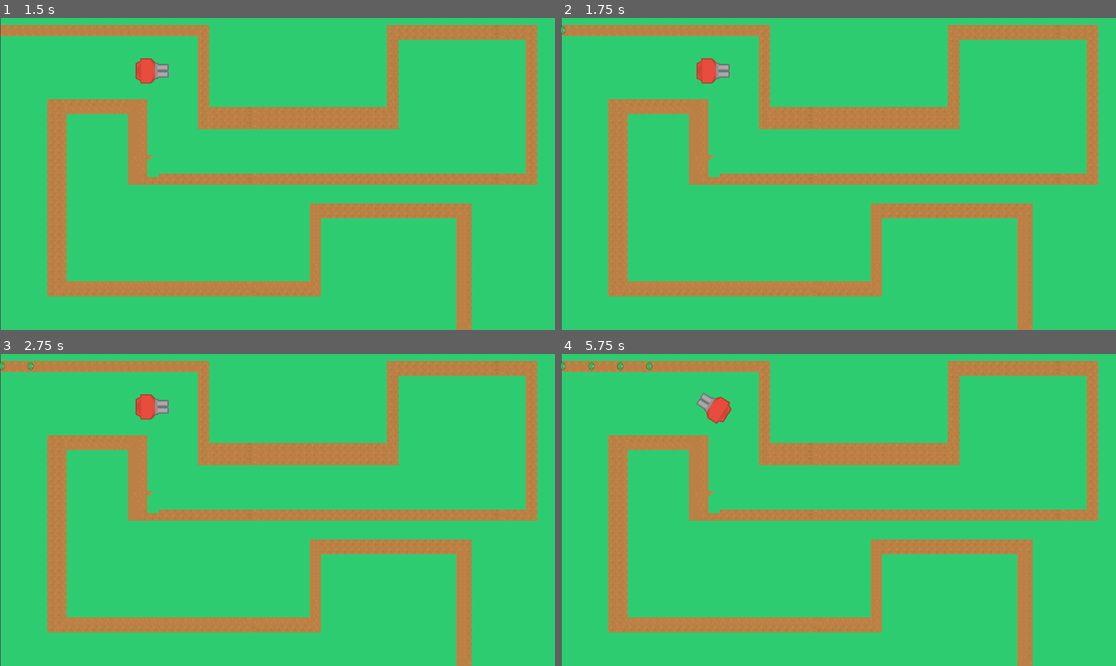
Above: before the commit, frames 1-4 (two rows, left to right).
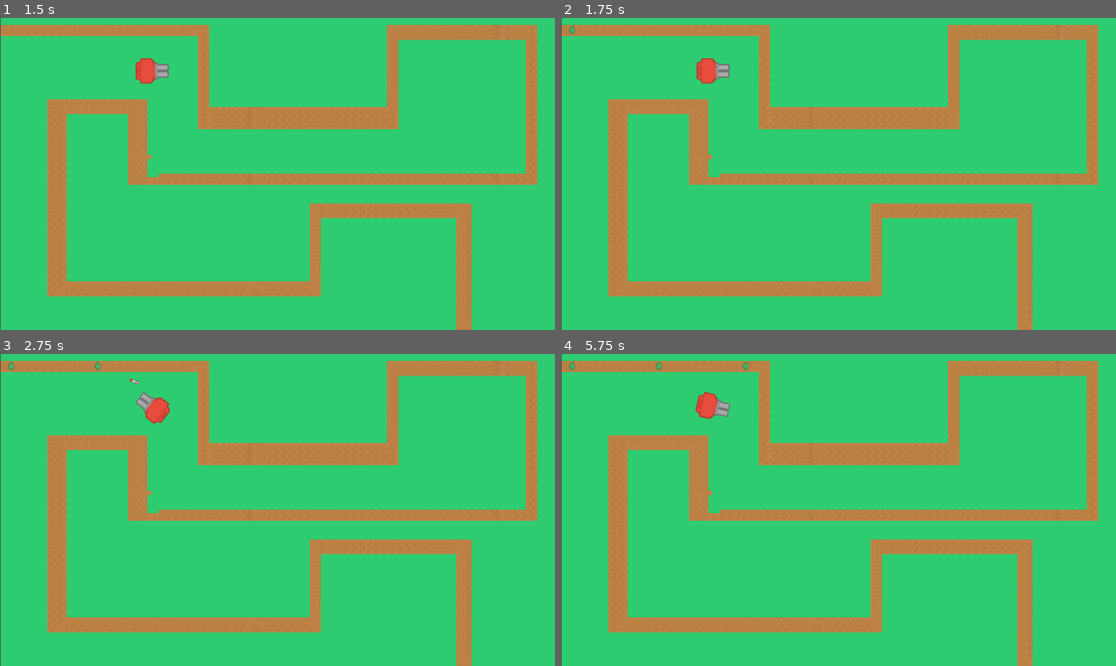
Above: after the commit, the same moments.

Repository: Robbedebie/Tower-Defense
Game: Godot game, scene res://main_menu.tscn
Same seed, same stepped clock (60 frames per second), same inputs: the game is played once before the commit and once after it.
Inputs:
- Up to frame 1 (1.5 s): click "New Game" at 0.5 s; tap Enter at 1.25 s
- Up to frame 2 (1.75 s): no input
- Up to frame 3 (2.75 s): tap Space at 2 s
- Up to frame 4 (5.75 s): tap Enter at 4.25 s

Frame 1 is identical in both runs. In frame 2, less than 0.1% of the frame differs, in the area x 0-3%, y 2-6%; in frame 3, 0.5%; in frame 4, 0.6%, in the area x 0-34%, y 2-23%.

Commit message:
fixed shooting mechanic of towers

Diff:
--- a/Enemies/enemy_person.tscn
+++ b/Enemies/enemy_person.tscn
@@ -8,6 +8,7 @@
 
 [node name="Enemy" type="CharacterBody2D"]
 script = ExtResource("1_c8ru3")
+speed = 300
 
 [node name="CollisionShape2D" type="CollisionShape2D" parent="."]
 shape = SubResource("CapsuleShape2D_amrmd")
--- a/Towers/RedBulletTower.gd
+++ b/Towers/RedBulletTower.gd
@@ -12,36 +12,32 @@
 	else:
 		remove_all_bullets_locked_on_target()
 
-func _on_tower_body_entered(body):
-	if "Enemy" in body.name:
-		var enemiesArray = []
-		currentTargets = get_node("Tower").get_overlapping_bodies()
+func remove_all_bullets_locked_on_target():
+	for i in get_node("BulletContainer").get_child_count():
+			get_node("BulletContainer").get_child(i).queue_free()
 
-		for target in currentTargets:
-			if "Enemy" in target.name:
-				enemiesArray.append(target)
 
-		var currentTarget = null
+func _on_timer_timeout():
+	var bodies_in_range = get_node("Tower").get_overlapping_bodies()
+	var enemies_in_range = []
+	for body in bodies_in_range:
+		if "Enemy" in body.name:
+			enemies_in_range.append(body)
+	if enemies_in_range.size() == 0:
+		pass
+	var currentTarget = null
 
-		for enemy in enemiesArray:
-			if currentTarget == null:
+	for enemy in enemies_in_range:
+		if currentTarget == null:
+			currentTarget = enemy.get_node("../")
+		else:
+			if enemy.get_parent().get_progress() > currentTarget.get_progress():
 				currentTarget = enemy.get_node("../")
-			else:
-				if enemy.get_parent().get_progress() > currentTarget.get_progress():
-					currentTarget = enemy.get_node("../")
-
-		currentFurthestTarget = currentTarget
+	currentFurthestTarget = currentTarget
+	if currentTarget != null:
 		pathName = currentTarget.get_parent().name
-
 		var tempBullet = Bullet.instantiate()
 		tempBullet.pathName = pathName
 		tempBullet.bulletDamage = bulletDamage
 		tempBullet.global_position = $Aim.global_position
 		get_node("BulletContainer").add_child(tempBullet)
-
-func _on_tower_body_exited(body):
-	currentTargets = get_node("Tower").get_overlapping_bodies()
-
-func remove_all_bullets_locked_on_target():
-	for i in get_node("BulletContainer").get_child_count():
-			get_node("BulletContainer").get_child(i).queue_free()
--- a/Towers/red_bullet_tower.tscn
+++ b/Towers/red_bullet_tower.tscn
@@ -11,6 +11,7 @@
 
 [node name="RedBulletTower" type="StaticBody2D"]
 script = ExtResource("1_8kk1q")
+bulletDamage = 0
 
 [node name="TowerHitbox" type="CollisionShape2D" parent="."]
 position = Vector2(-6.5, 0)
@@ -32,5 +33,9 @@
 
 [node name="BulletContainer" type="Node" parent="."]
 
+[node name="Timer" type="Timer" parent="."]
+autostart = true
+
 [connection signal="body_entered" from="Tower" to="." method="_on_tower_body_entered"]
 [connection signal="body_exited" from="Tower" to="." method="_on_tower_body_exited"]
+[connection signal="timeout" from="Timer" to="." method="_on_timer_timeout"]
--- a/main.tscn
+++ b/main.tscn
@@ -6,11 +6,11 @@
 
 [node name="Main" type="Node"]
 
+[node name="Camera2D" type="Camera2D" parent="."]
+
 [node name="TileMap" parent="." instance=ExtResource("1_5ihr7")]
 position = Vector2(-937, -522)
 scale = Vector2(0.834552, 0.803742)
-
-[node name="Camera2D" type="Camera2D" parent="."]
 
 [node name="PathSpawner" type="Node2D" parent="."]
 position = Vector2(-830, -494)
@@ -23,5 +23,6 @@
 
 [node name="RedBulletTower" parent="." instance=ExtResource("3_cpgwr")]
 position = Vector2(-433, -357)
+bulletDamage = 5
 
 [connection signal="timeout" from="PathSpawner/Timer" to="PathSpawner" method="_on_timer_timeout"]
